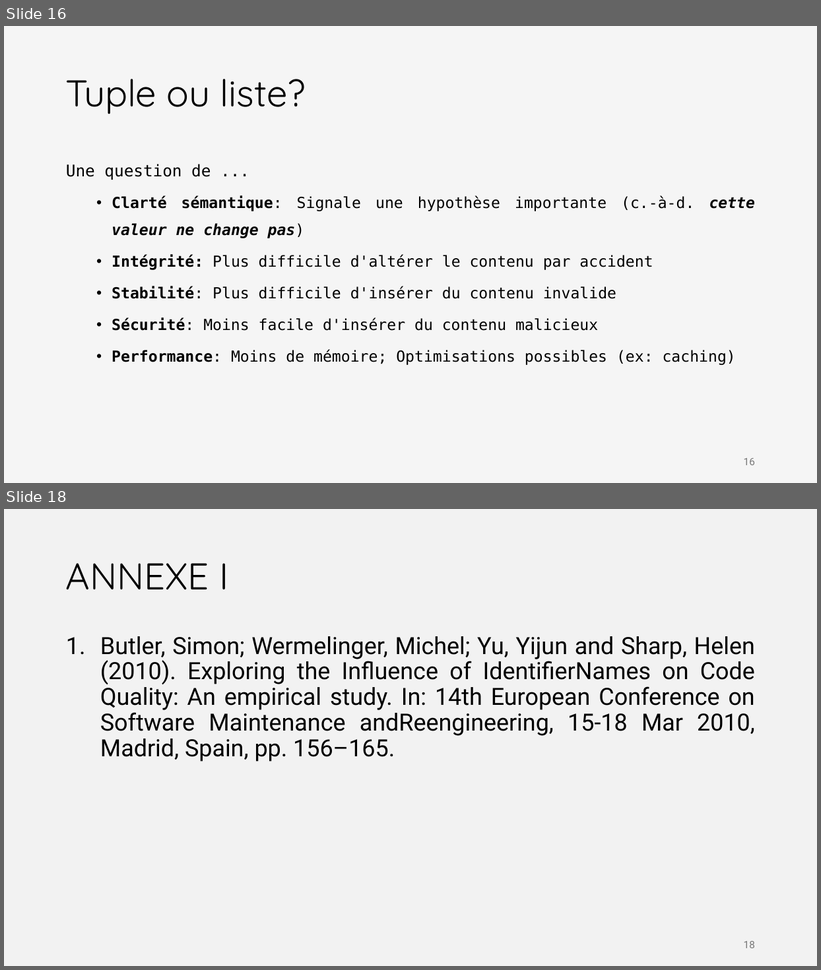
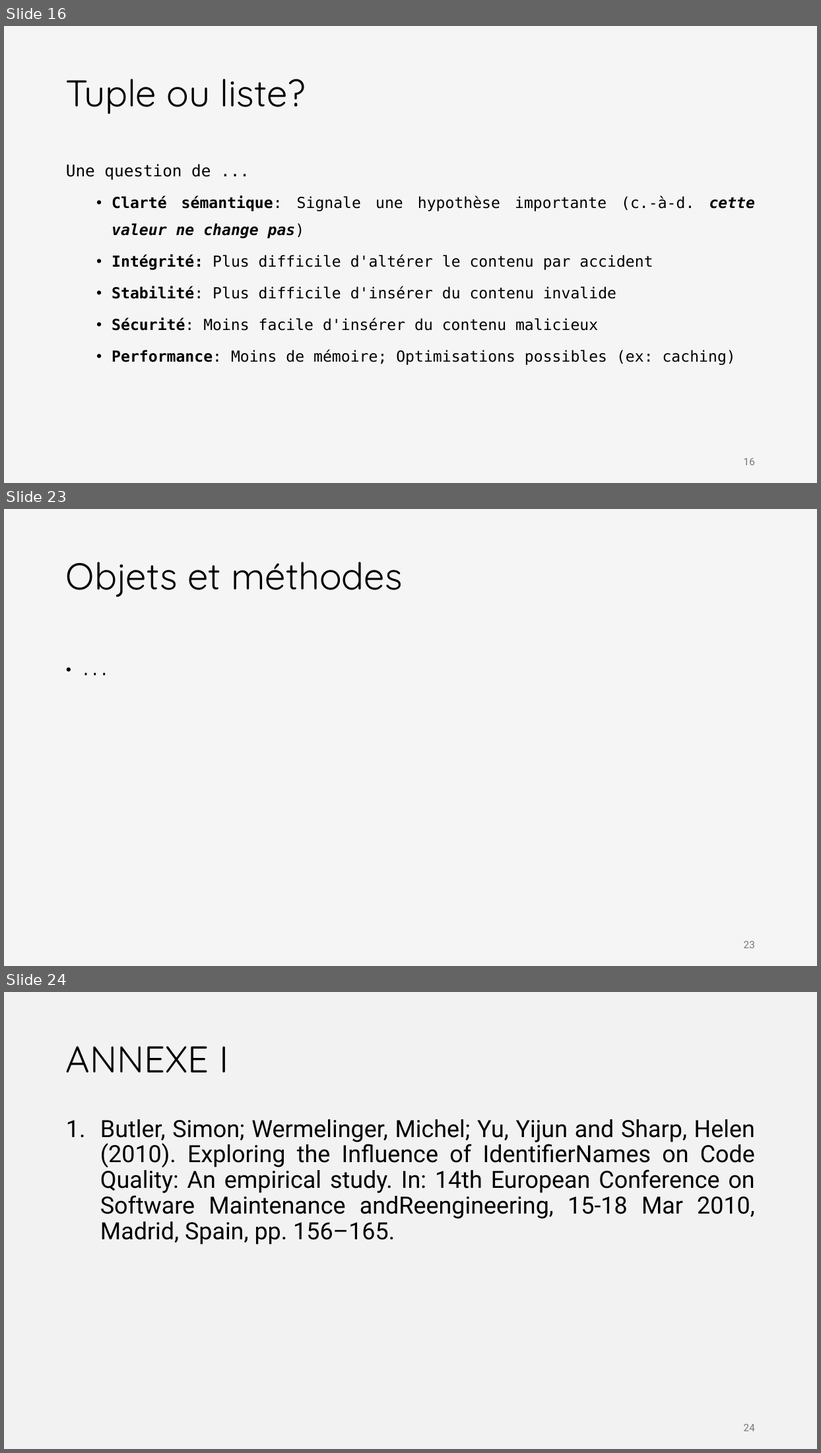
Before and after one commit to iannickgagnon/sagedays_iannick_2026, a slide deck: python_1/presentation_python_1.pptx. Shown one above the other, each under a label of ours: slides 16 and 18 before the commit, slides 16, 23 and 24 after it; the slides between them are not shown. The pictures are 821x970 and 821x1453 pixels, drawn with LibreOffice and Linux fonts; fonts in the diff are those of the drawing. Boxes give left, top, right and bottom in pixels: in the first picture for what was removed or moved away, otherwise in the second. Text is boxed around its words. In the diff, an @@ line names an element or a change of style, - is before the commit and + after.

```diff
--- a/python_1/presentation_python_1.pptx
+++ b/python_1/presentation_python_1.pptx
@@ slide 23 added at (4, 509, 817, 966), background #F5F5F5 @@
@@ title added at (66, 562, 403, 597), 44 pt, text #000000 @@
+Objets et méthodes
@@ text added at (60, 631, 762, 921), 18 pt, text #000000 @@
+• ...
@@ page number added at (744, 941, 755, 949), 12 pt, text #797979 @@
+23
@@ what was slide 18 is now slide 24 @@
@@ page number at (744, 1424, 755, 1432): text changed @@
-18
+24
```
Also in this commit, not shown: 3 slides changed, 5 other slides added, 2 slides removed.
